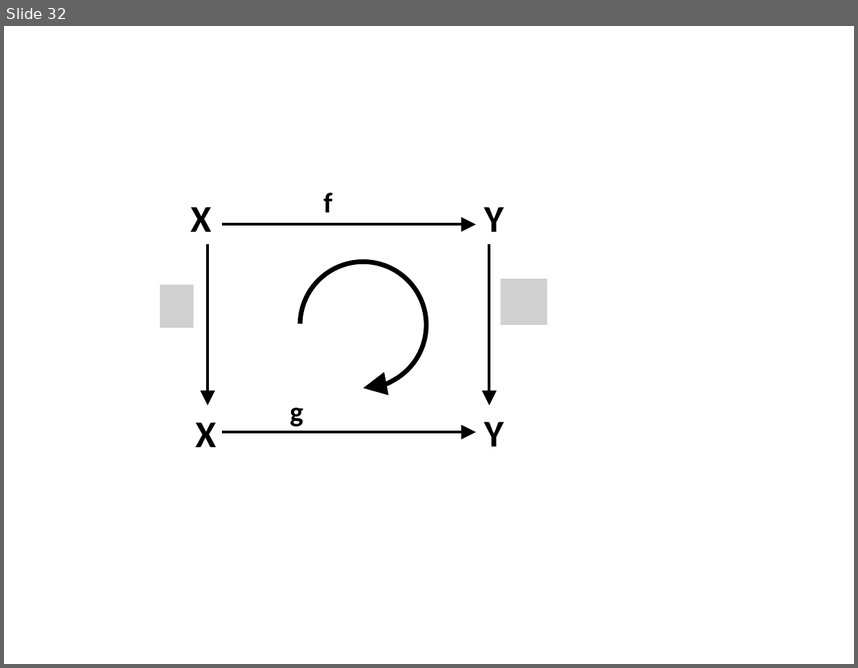
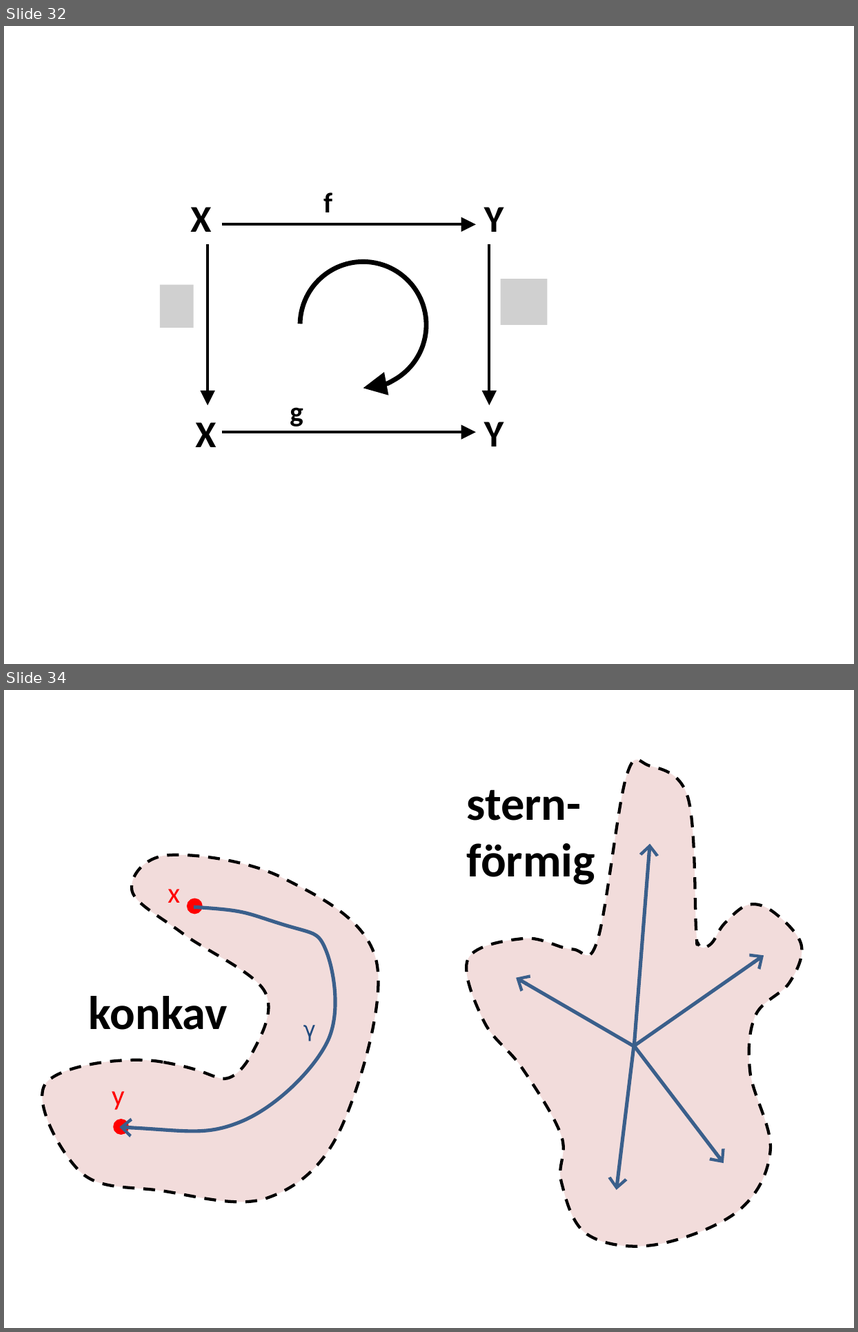
Before and after one commit to lutteropp/GeoTopo, a slide deck: images/Bilder.pptx. Shown one above the other, each under a label of ours: slide 32 before the commit, slides 32 and 34 after it; the slides between them are not shown. The pictures are 858x668 and 858x1332 pixels, drawn with LibreOffice and Linux fonts; fonts in the diff are those of the drawing; grey boxes stand for pictures. Boxes give left, top, right and bottom in pixels: in the first picture for what was removed or moved away, otherwise in the second. Text is boxed around its words. In the diff, an @@ line names an element or a change of style, - is before the commit and + after.

```diff
--- a/images/Bilder.pptx
+++ b/images/Bilder.pptx
@@ slide 34 added at <box>4,690,854,1328</box>, background #FFFFFF @@
@@ freeform shape added at <box>466,760,802,1246</box>, fill #F2DCDB, outline #000000 2.5 pt dashed @@
@@ text added at <box>467,789,595,885</box>, 40 pt, text #000000, bold @@
+stern-förmig
@@ freeform shape added at <box>34,844,388,1213</box>, fill #F2DCDB, outline #000000 2.5 pt dashed @@
@@ arrow added from (634, 1045) to (650, 844), #3A5F8C 3 pt @@
@@ text added at <box>168,889,180,903</box>, 24 pt, text #FF0000 @@
+x
@@ freeform shape added at <box>120,907,335,1130</box>, outline #3A5F8C 3 pt @@
@@ ellipse added at <box>188,899,201,913</box>, fill #FF0000, outline #FF0000 2 pt @@
@@ arrow added from (634, 1045) to (764, 955), #3A5F8C 3 pt @@
@@ arrow added from (633, 1045) to (516, 977), #3A5F8C 3 pt @@
@@ text added at <box>89,996,228,1029</box>, 40 pt, text #000000, bold @@
+konkav
@@ text added at <box>303,1025,317,1041</box>, 18 pt, text #1F497D @@
+γ
@@ arrow added from (634, 1044) to (616, 1190), #3A5F8C 3 pt @@
@@ arrow added from (634, 1045) to (723, 1163), #3A5F8C 3 pt @@
@@ text added at <box>112,1091,125,1110</box>, 24 pt, text #FF0000 @@
+y
@@ ellipse added at <box>114,1120,128,1134</box>, fill #FF0000, outline #FF0000 2 pt @@
```
Also in this commit, not shown: 4 other slides added, 2 slides removed, 14 other files.
